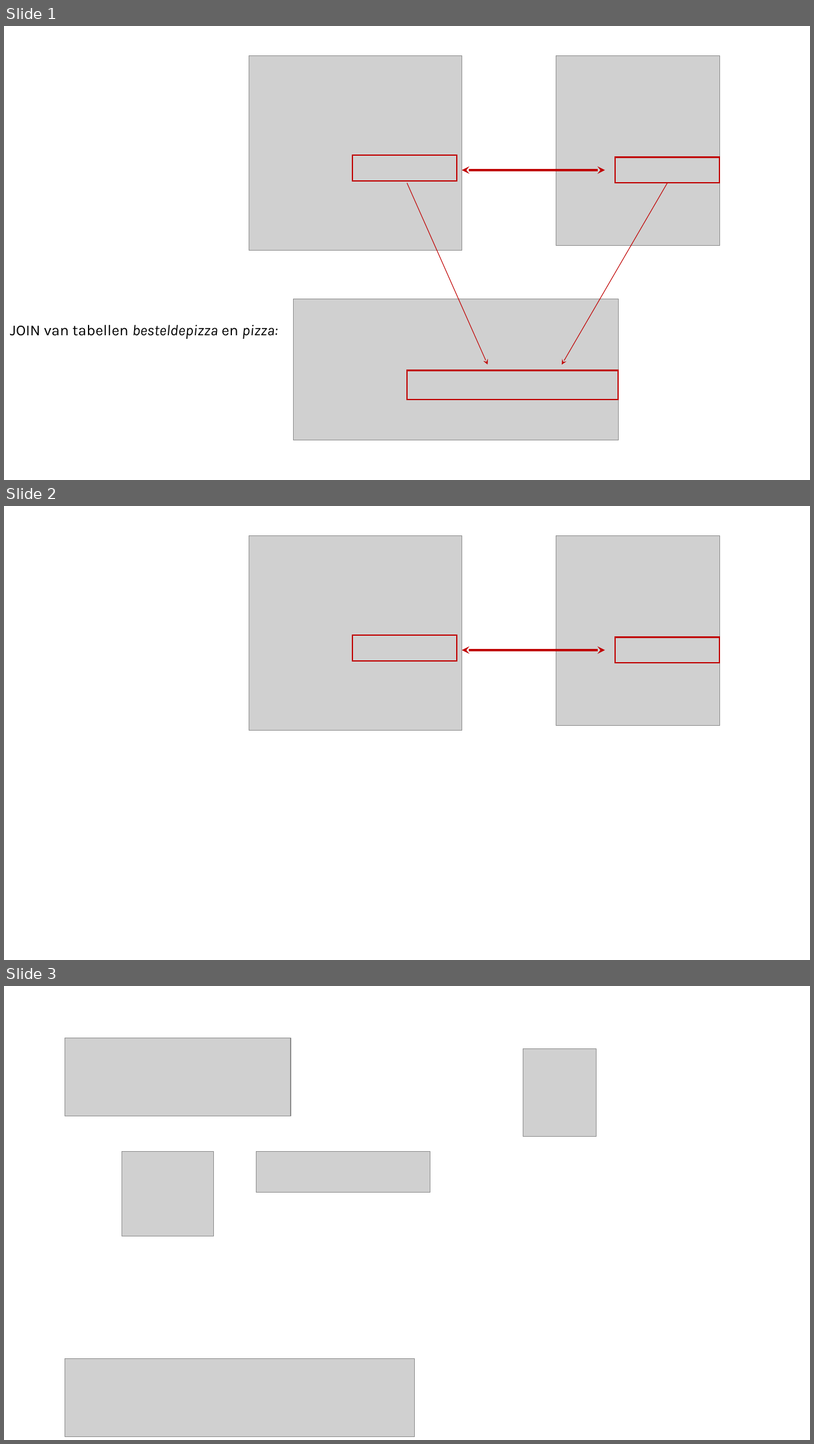
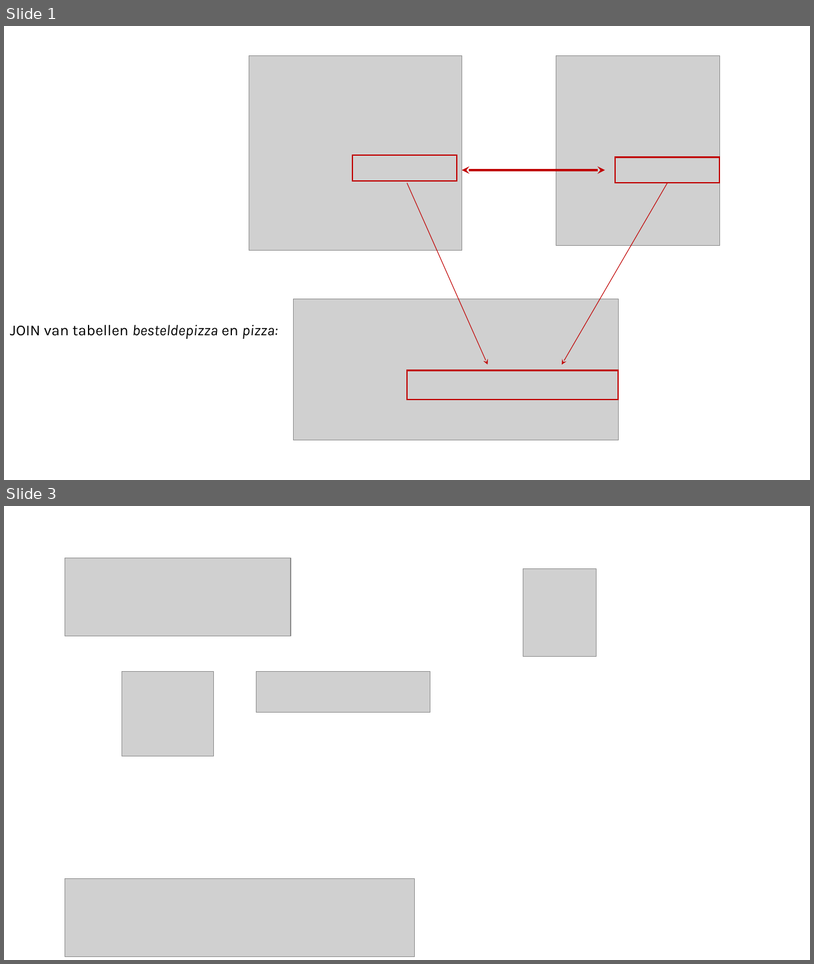
Before and after one commit to rweeda/PythonIA, a slide deck: sql/img/SQLcompact_afbeeldingen.pptx. Shown one above the other, each under a label of ours: slides 1, 2 and 3 before the commit, slides 1 and 3 after it; the slides between them are not shown. The pictures are 814x1444 and 814x964 pixels, drawn with LibreOffice and Linux fonts; fonts in the diff are those of the drawing; grey boxes stand for pictures. Boxes give left, top, right and bottom in pixels: in the first picture for what was removed or moved away, otherwise in the second. Text is boxed around its words. In the diff, an @@ line names an element or a change of style, - is before the commit and + after.

```diff
--- a/sql/img/SQLcompact_afbeeldingen.pptx
+++ b/sql/img/SQLcompact_afbeeldingen.pptx
@@ slide 2 removed at (4,506,810,960), background #FFFFFF @@
@@ picture removed at (249,535,462,730) @@
@@ picture removed at (557,535,720,726) @@
@@ rectangle removed at (353,636,457,661) @@
@@ rectangle removed at (615,637,720,663) @@
@@ double arrow removed from (462, 650) to (605, 650) @@
```
Also in this commit, not shown: 1 slide added, 2 other files.
